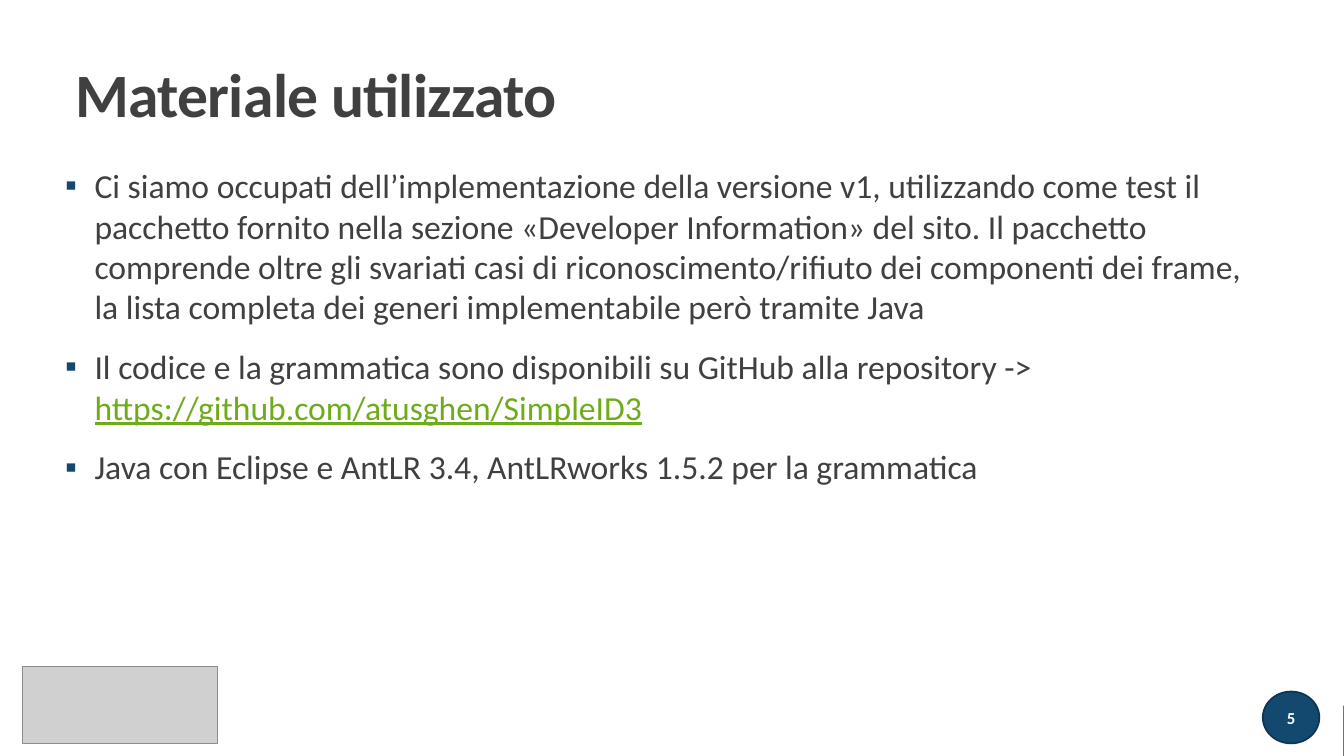
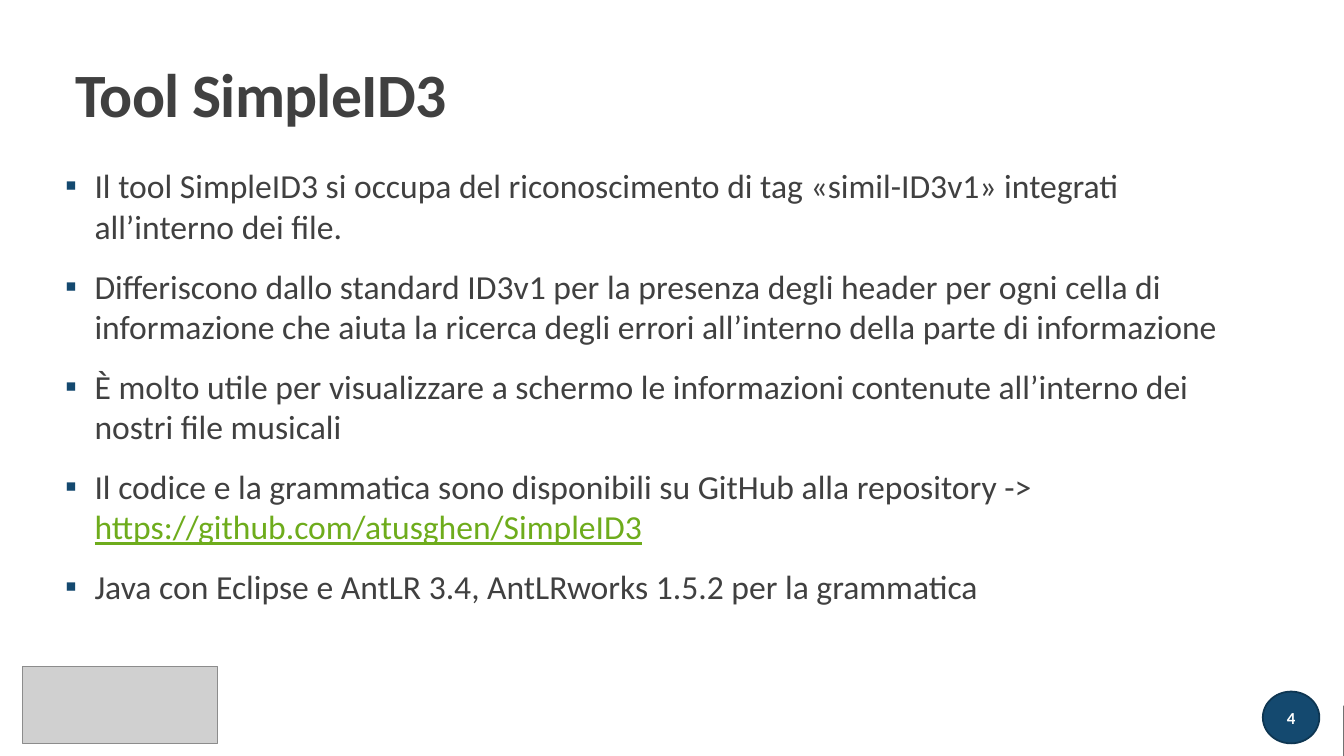
Before and after one commit to atusghen/SimpleID3, a slide deck: slide 4 of presentazione.pptx (slide 5 before the commit). Drawn at 1344x756 pixels with LibreOffice and Linux fonts; fonts in the diff are those of the drawing; grey boxes stand for pictures. Boxes give left, top, right and bottom in pixels: in the first picture for what was removed or moved away, otherwise in the second. Text is boxed around its words. In the diff, an @@ line names an element or a change of style, - is before the commit and + after.

```diff
--- a/presentazione.pptx
+++ b/presentazione.pptx
@@ title at [75,73,446,127]: text changed @@
-Materiale utilizzato
+Tool SimpleID3
@@ text at [95,174,1216,440]: text changed @@
-▪ Ci siamo occupati dell’implementazione della versione v1, utilizzando come test il pacchetto fornito nella sezione «Developer Information» del sito. Il pacchetto comprende oltre gli svariati casi di riconoscimento/rifiuto dei componenti dei frame, la lista completa dei generi implementabile però tramite Java
+▪ Il tool SimpleID3 si occupa del riconoscimento di tag «simil-ID3v1» integrati all’interno dei file.
+▪ Differiscono dallo standard ID3v1 per la presenza degli header per ogni cella di informazione che aiuta la ricerca degli errori all’interno della parte di informazione
+▪ È molto utile per visualizzare a schermo le informazioni contenute all’interno dei nostri file musicali
@@ page number at [1287,713,1295,724]: text changed @@
-5
+4
```
Also in this commit, not shown: 11 slides removed, 10 other files.
